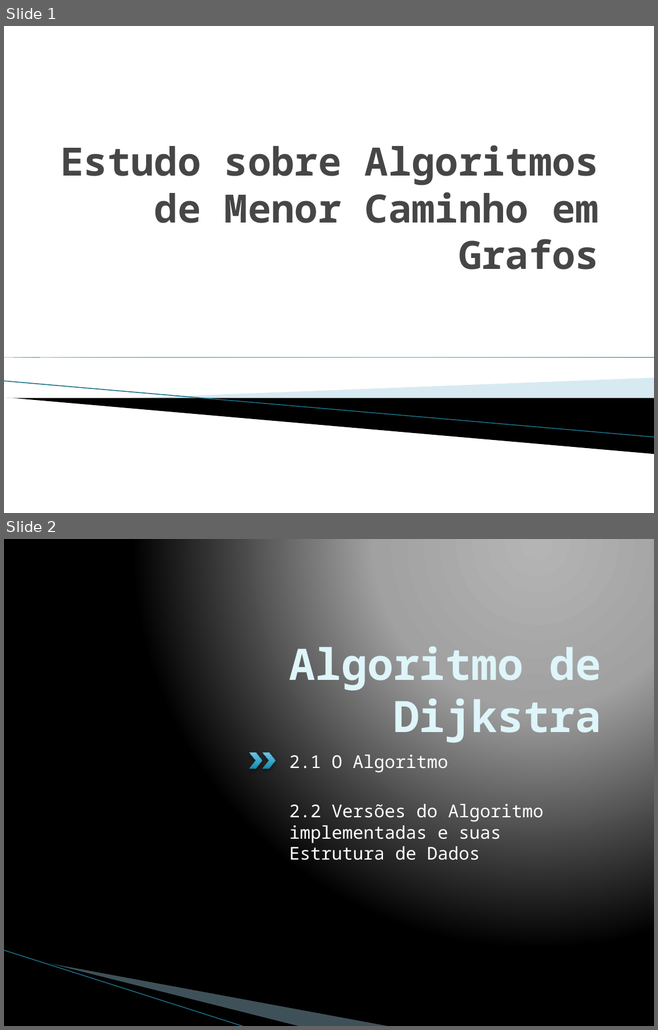
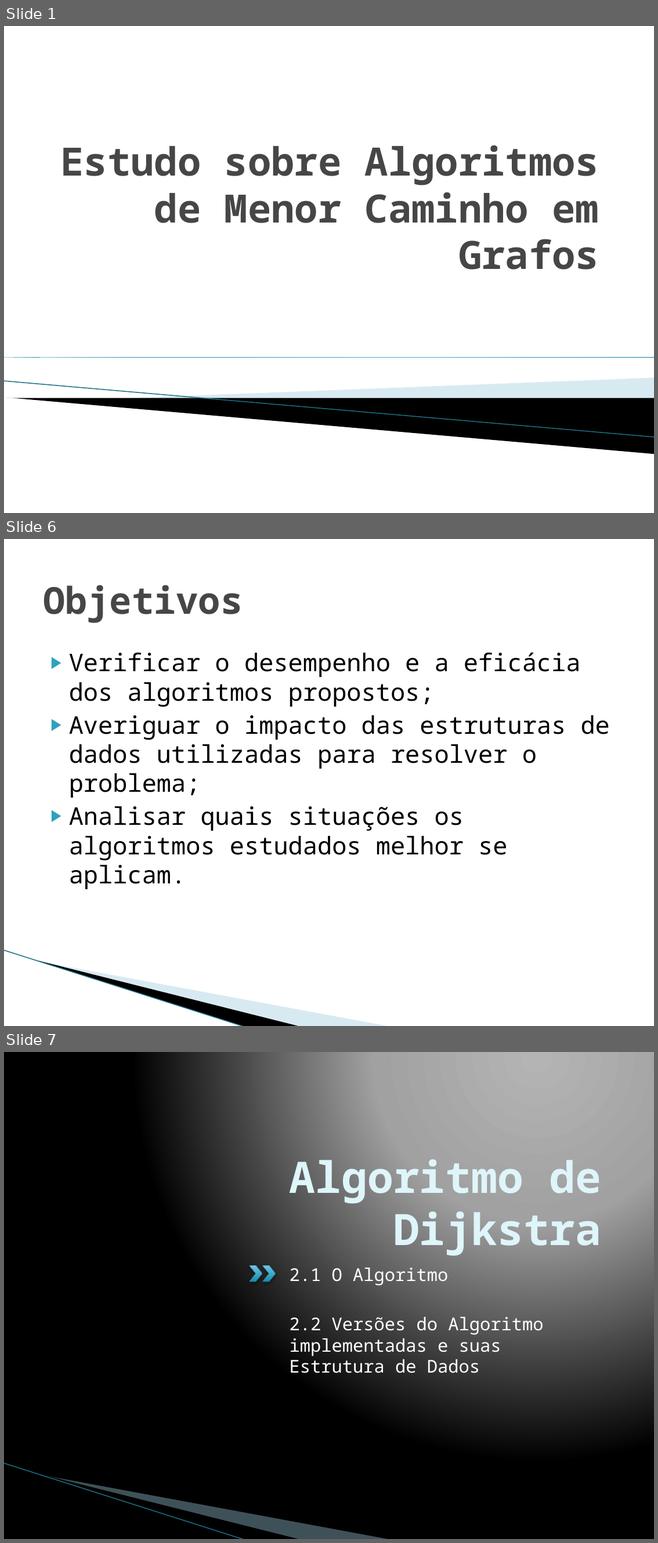
Before and after one commit to pedrohbh/PG-Dissertacao, a slide deck: Academia/Apresentação PG/Apresentação PG.pptx. Shown one above the other, each under a label of ours: slides 1 and 2 before the commit, slides 1, 6 and 7 after it; the slides between them are not shown. The pictures are 658x1030 and 658x1543 pixels, drawn with LibreOffice and Linux fonts; fonts in the diff are those of the drawing; background and template pictures are left out. Boxes give left, top, right and bottom in pixels: in the first picture for what was removed or moved away, otherwise in the second. Text is boxed around its words. In the diff, an @@ line names an element or a change of style, - is before the commit and + after.

```diff
--- a/Academia/Apresentação PG/Apresentação PG.pptx
+++ b/Academia/Apresentação PG/Apresentação PG.pptx
@@ slide 6 added at (x1=4, y1=539, x2=654, y2=1026), background #FFFFFF; not listed: 3 template elements that a slide beside it also shows @@
@@ title added at (x1=43, y1=585, x2=242, y2=623), 41 pt, text #464646, bold @@
+Objetivos
@@ text added at (x1=69, y1=652, x2=610, y2=889), 27 pt, text #000000 @@
+▶ Verificar o desempenho e a eficácia dos algoritmos propostos;
+▶ Averiguar o impacto das estruturas de dados utilizadas para resolver o problema;
+▶ Analisar quais situações os algoritmos estudados melhor se aplicam.
@@ what was slide 2 is now slide 7 @@
```
Also in this commit, not shown: 4 other slides added, 1 other file.
